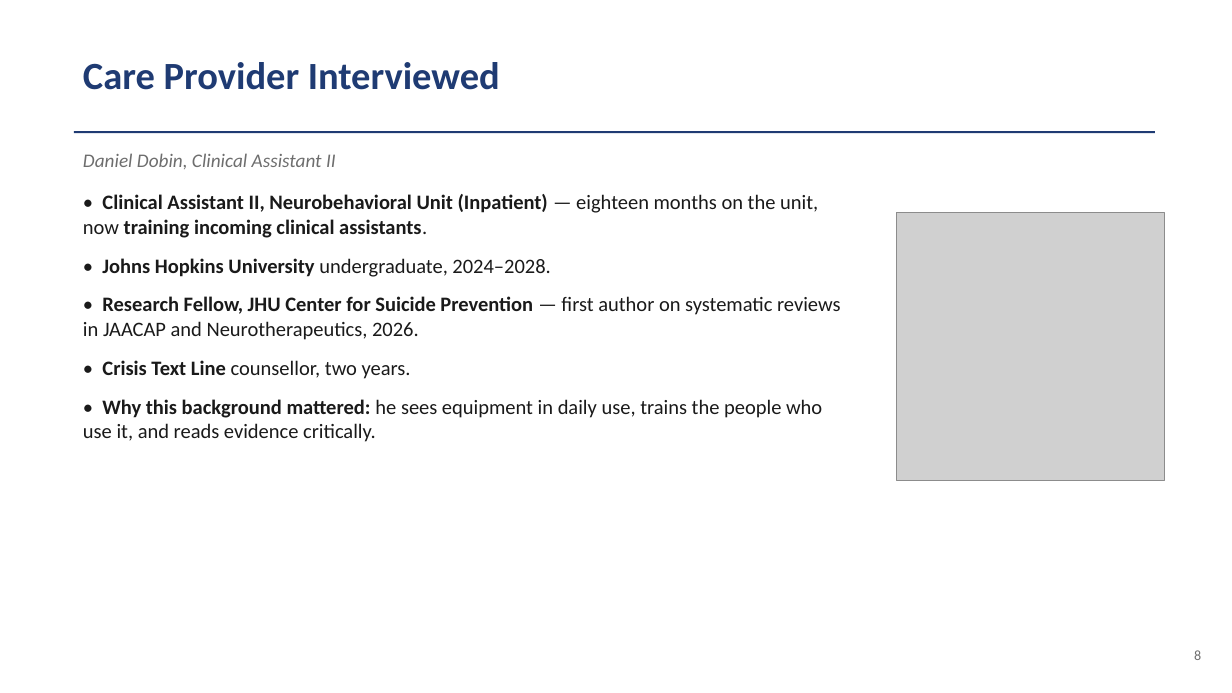
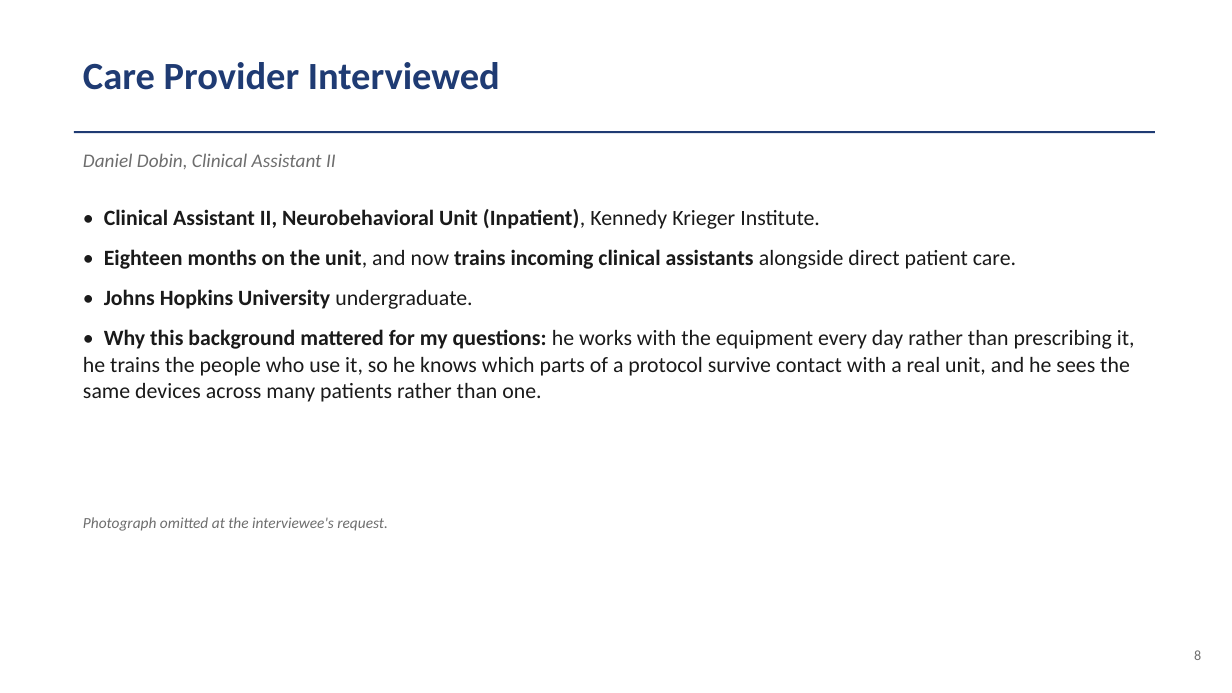
Before and after one commit to VanceVan/cccoding, a slide deck: slide 8 of module-10/Module_10_Rehab_Center_Experience.pptx. Drawn at 1232x693 pixels with LibreOffice and Linux fonts; fonts in the diff are those of the drawing; grey boxes stand for pictures. Boxes give left, top, right and bottom in pixels: in the first picture for what was removed or moved away, otherwise in the second. Text is boxed around its words. In the diff, an @@ line names an element or a change of style, - is before the commit and + after.

```diff
--- a/module-10/Module_10_Rehab_Center_Experience.pptx
+++ b/module-10/Module_10_Rehab_Center_Experience.pptx
@@ text at (83,209,1135,402): text changed; size 16 to 17 pt @@
-• Clinical Assistant II, Neurobehavioral Unit (Inpatient) — eighteen months on the unit, now training incoming clinical assistants.
-• Johns Hopkins University undergraduate, 2024–2028.
-• Research Fellow, JHU Center for Suicide Prevention — first author on systematic reviews in JAACAP and Neurotherapeutics, 2026.
-• Crisis Text Line counsellor, two years.
-• Why this background mattered: he sees equipment in daily use, trains the people who use it, and reads evidence critically.
+• Clinical Assistant II, Neurobehavioral Unit (Inpatient), Kennedy Krieger Institute.
+• Eighteen months on the unit, and now trains incoming clinical assistants alongside direct patient care.
+• Johns Hopkins University undergraduate.
+• Why this background mattered for my questions: he works with the equipment every day rather than prescribing it, he trains the people who use it, so he knows which parts of a protocol survive contact with a real unit, and he sees the same devices across many patients rather than one.
@@ picture removed at (897,213,1165,481) @@
@@ text added at (83,517,388,531), 12 pt, text #6E6E6E, italic @@
+Photograph omitted at the interviewee's request.
```
Also in this commit, not shown: 4 other files.
